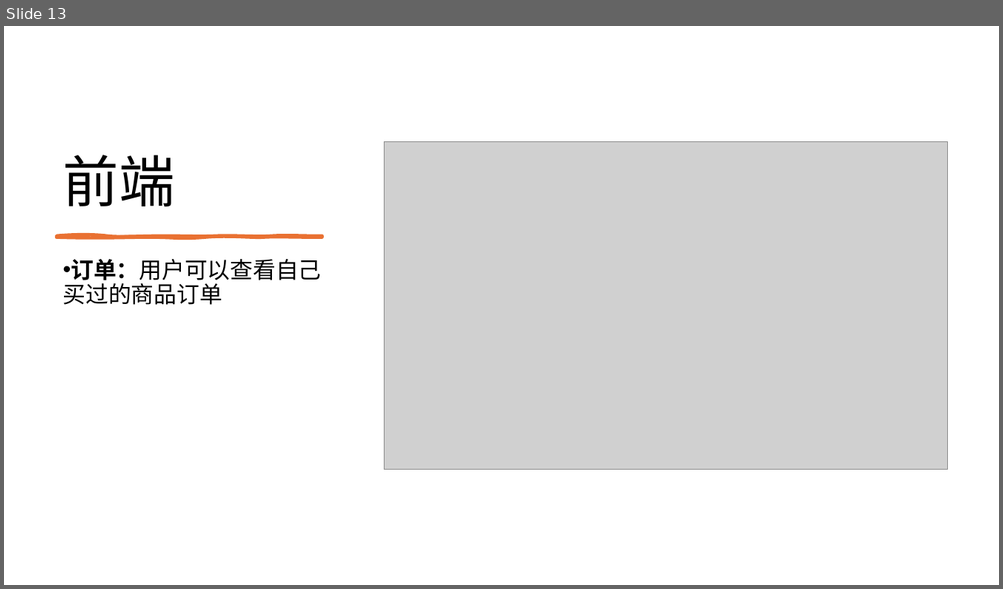
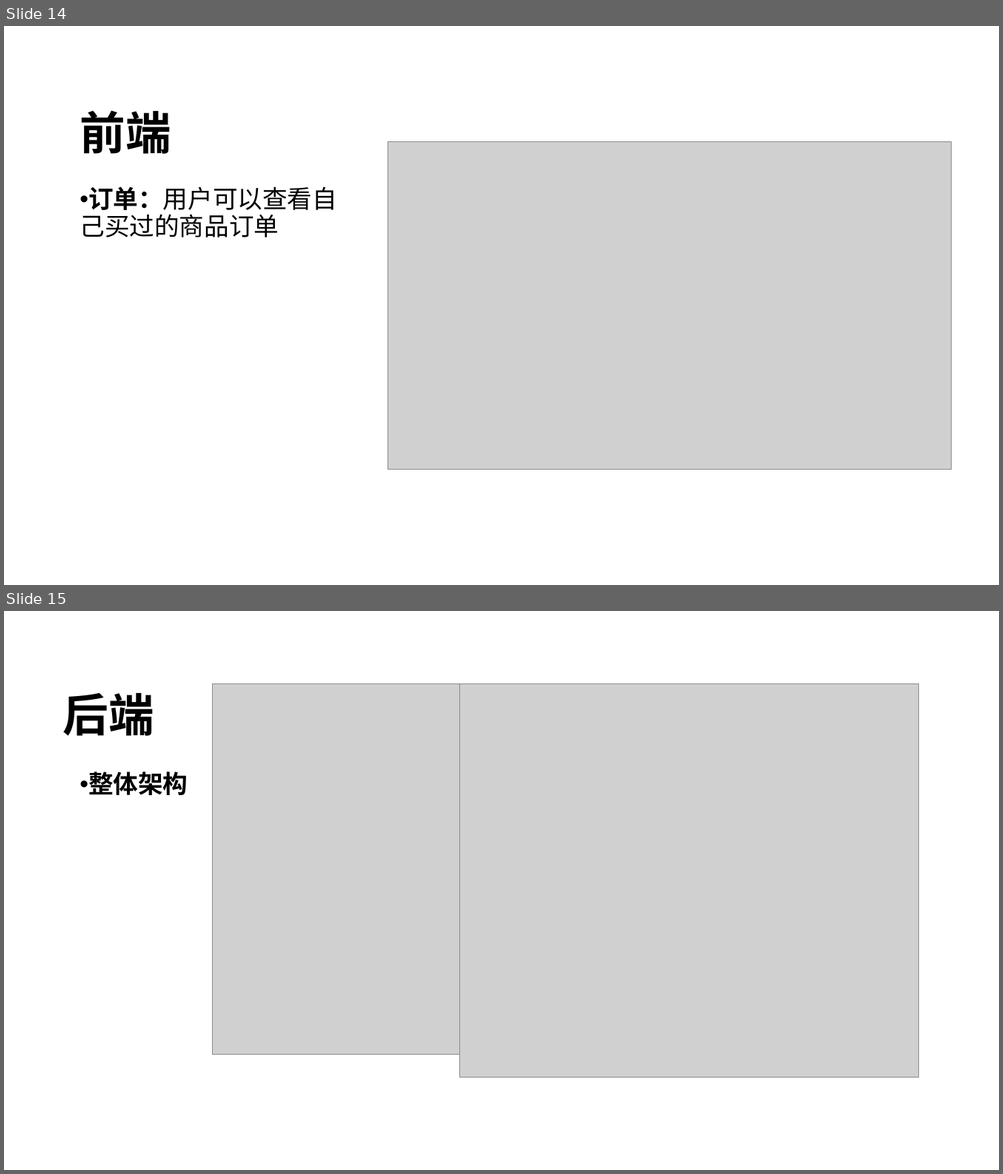
Before and after one commit to XiaCang/BuaaDB, a slide deck: doc/答辩.pptx. Shown one above the other, each under a label of ours: slide 13 before the commit, slides 14 and 15 after it. The pictures are 1003x589 and 1003x1174 pixels, drawn with LibreOffice and Linux fonts; fonts in the diff are those of the drawing; grey boxes stand for pictures; background and template pictures are left out. Boxes give left, top, right and bottom in pixels: in the first picture for what was removed or moved away, otherwise in the second. Text is boxed around its words. In the diff, an @@ line names an element or a change of style, - is before the commit and + after.

```diff
--- a/doc/答辩.pptx
+++ b/doc/答辩.pptx
@@ slide 15 added at [4, 611, 999, 1170], background picture (left out) @@
@@ title added at [63, 693, 154, 736], 44 pt, text #000000, bold @@
+后端
@@ picture added at [212, 684, 459, 1055] @@
@@ picture added at [459, 684, 918, 1077] @@
@@ text added at [88, 772, 188, 795], 24 pt, text #000000, bold @@
+• 整体架构
@@ what was slide 13 is now slide 14 @@
@@ slide 14 changed as well @@
@@ title "前端": place and size @@
-title "前端" at [63, 155, 175, 207]
+title "前端" at [79, 110, 170, 154]
@@ title "前端" at [79, 110, 170, 154]: size 54 to 44 pt, bold on @@
@@ picture: place and size @@
-picture at [384, 141, 947, 470]
+picture at [387, 141, 950, 470]
@@ text "订单：用户可以查看自己买过的商品订单": place and size @@
-text "订单：用户可以查看自己买过的商品订单" at [63, 259, 321, 305]
+text "订单：用户可以查看自己买过的商品订单" at [79, 187, 337, 238]
@@ text "订单：用户可以查看自己买过的商品订单" at [79, 187, 337, 238]: size 22 to 24 pt @@
@@ freeform shape removed at [57, 235, 322, 237] @@
```
Also in this commit, not shown: 12 other slides changed, 6 other slides added, 2 slides removed.
